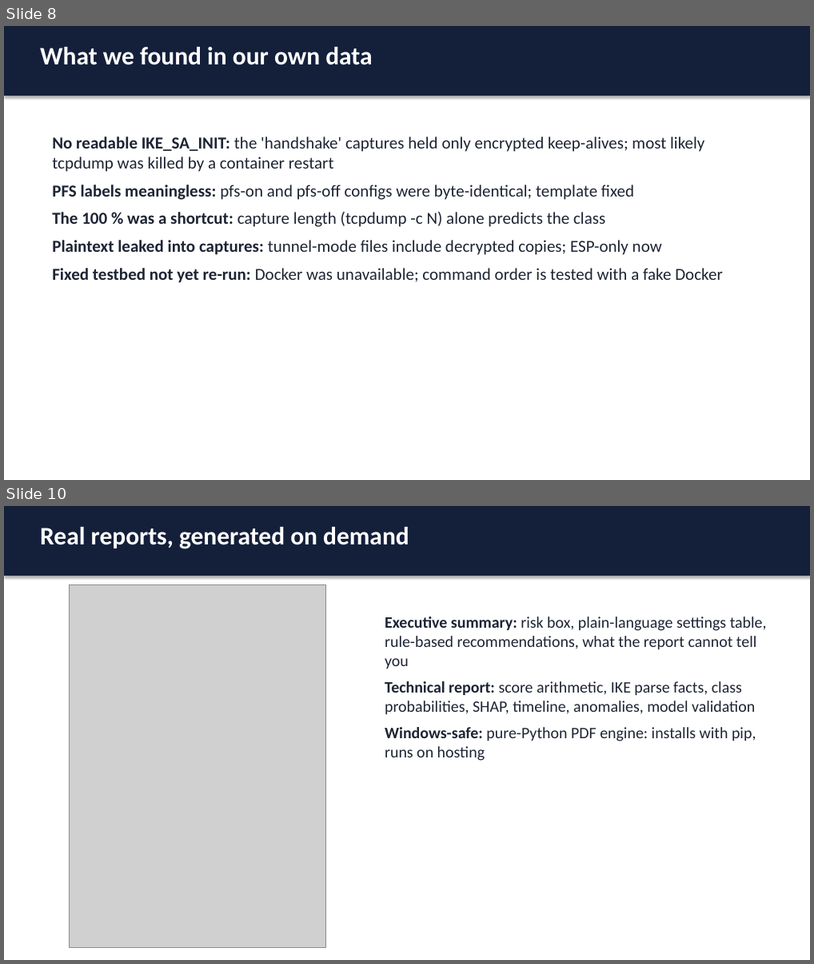
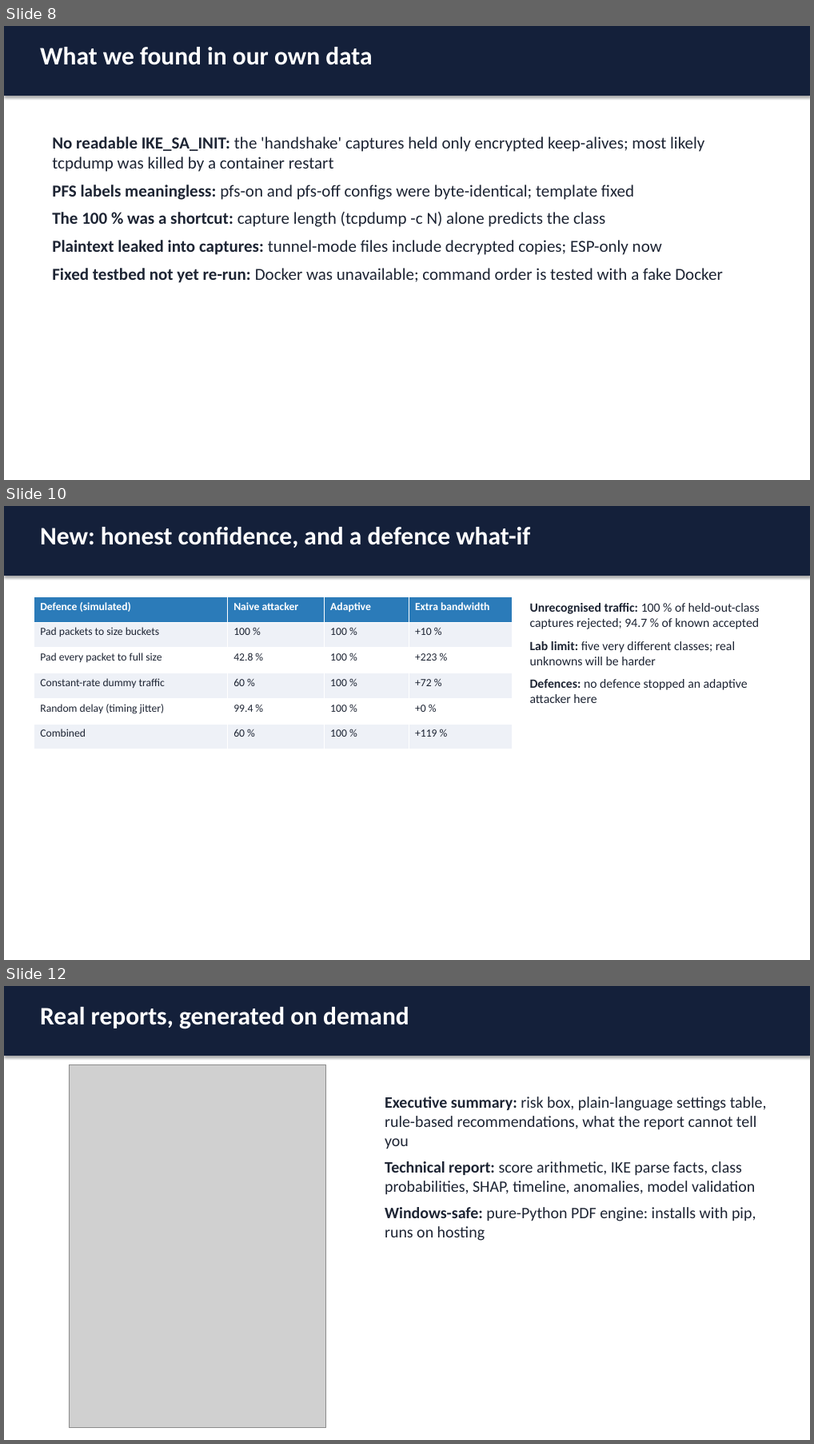
Before and after one commit to ashwin02-cyber/SIH_2026, a slide deck: docs/IPsec_VPN_Analyzer_Deck.pptx. Shown one above the other, each under a label of ours: slides 8 and 10 before the commit, slides 8, 10 and 12 after it; the slides between them are not shown. The pictures are 814x964 and 814x1444 pixels, drawn with LibreOffice and Linux fonts; fonts in the diff are those of the drawing; grey boxes stand for pictures. Boxes give left, top, right and bottom in pixels: in the first picture for what was removed or moved away, otherwise in the second. Text is boxed around its words. In the diff, an @@ line names an element or a change of style, - is before the commit and + after.

```diff
--- a/docs/IPsec_VPN_Analyzer_Deck.pptx
+++ b/docs/IPsec_VPN_Analyzer_Deck.pptx
@@ slide 10 added at (x1=4, y1=506, x2=810, y2=960), background #FFFFFF @@
@@ rectangle added at (x1=4, y1=506, x2=810, y2=576), fill #14203A @@
@@ text added at (x1=40, y1=527, x2=530, y2=548), 30 pt, text #FFFFFF, bold @@
+New: honest confidence, and a defence what-if
@@ table added at (x1=34, y1=596, x2=512, y2=749), 6 rows, 4 columns @@
+Defence (simulated) | Naive attacker | Adaptive | Extra bandwidth
+Pad packets to size buckets | 100 % | 100 % | +10 %
+Pad every packet to full size | 42.8 % | 100 % | +223 %
+Constant-rate dummy traffic | 60 % | 100 % | +72 %
+Random delay (timing jitter) | 99.4 % | 100 % | +0 %
+Combined | 60 % | 100 % | +119 %
@@ text added at (x1=530, y1=603, x2=760, y2=703), 15 pt, text #1D2433 @@
+Unrecognised traffic: 100 % of held-out-class captures rejected; 94.7 % of known accepted
+Lab limit: five very different classes; real unknowns will be harder
+Defences: no defence stopped an adaptive attacker here
@@ what was slide 10 is now slide 12 @@
```
Also in this commit, not shown: 4 slides changed, 1 other slide added, 25 other files.
